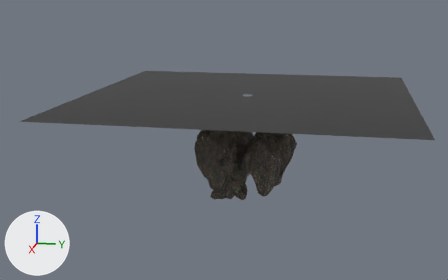
One commit to the glTF model Editor/assets/models/canyon/cave07.gltf: the scene before it, then after it.
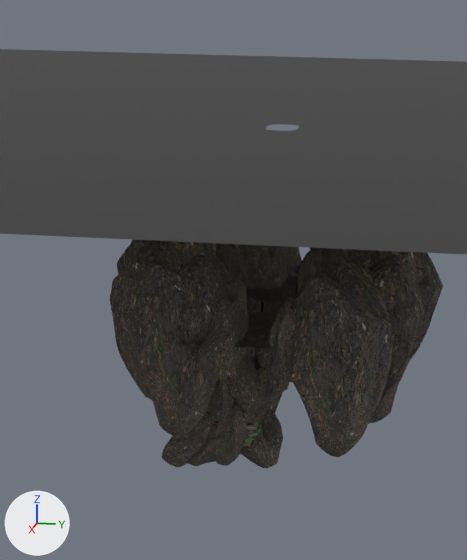
There are two pictures of each version: one whole from a camera (50 mm lens) standing at (380.0, 61.0, 100.0) and looking at (1.0, -15.0, 6.0), one close up on the part from 36% to 68% of the width and 20% to 82% of the height. Every picture has the same lights, and +X, +Y and +Z are marked at lower left. Where no turn or scale is listed for an object, it has been applied to the vertices. Vertices at the same position are counted once.
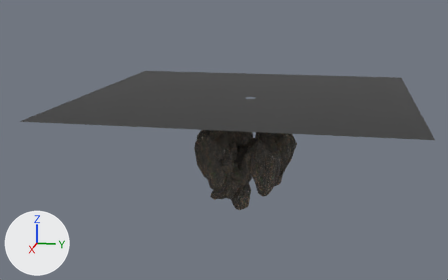
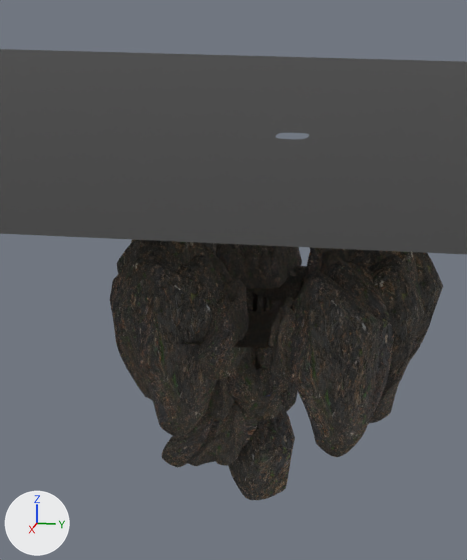
Commit message: cave polish going to start on top levels tomorrow

Changed parts and their boxes (x1, y1, x2, y2) in the close-ups (467 x 560 px; the box of a moved part takes in the faces that stretch with it):
```json
{"object": "Cube.668", "change": "moved, turned, rescaled", "before": [296, 259, 316, 294], "after": [228, 405, 295, 500]}
{"object": "Cube.1017", "change": "moved, turned, rescaled", "before": [302, 250, 323, 273], "after": [305, 248, 332, 282]}
{"object": "Cube.724", "change": "moved, rescaled", "before": [266, 394, 279, 410], "after": [255, 393, 282, 420]}
{"object": "Cube.1018", "change": "moved, turned", "before": [325, 252, 346, 276], "after": [319, 252, 343, 276]}
{"object": "Cube.727", "change": "moved, rescaled", "after": [283, 382, 297, 412], "on screen": "not visible before"}
{"part": 1, "of": "me_plane_016", "change": "moved or reshaped", "before": [263, 121, 312, 142], "after": [263, 121, 312, 142]}
```

Edits to the scene script, one JSON object a line:
```json
{"block": "me_plane_016", "where": "me_plane_016.from_pydata(...)  # 44 vertices, 44 faces; spans x -100.0..100.0, y -100.0..100.0, z 0.0"}
{"block": "me_plane_016", "where": "# used by ob_plane_014; location = (0.0, 0.0, 35.0)"}
{"block": "me_plane_016", "change": "me_plane_016 part 1: all 32 vertices in x -3.0..4.0, y -3.0..3.0, z 0.0 are moved by (9.0, 3.0, 0.0)"}
{"op": "set", "path": "ob_cube_724.location", "old": "(8.6, -2.0, -14.5)", "new": "(8.6, -2.0, -15.6)"}
{"op": "set", "path": "ob_cube_724.scale", "old": "(7.16, 6.73, 5.51)", "new": "(8.49, 7.98, 6.53)"}
{"op": "set", "path": "ob_cube_727.location", "old": "(-2.3, -1.5, -10.8)", "new": "(-2.5, -1.2, -17.3)"}
{"op": "set", "path": "ob_cube_727.scale", "old": "(7.26, 6.37, 6.25)", "new": "(9.7, 8.5, 8.35)"}
{"op": "set", "path": "ob_cube_668.location", "old": "(-8.6, 4.8, -0.2)", "new": "(5.6, -3.7, -26.7)"}
{"op": "set", "path": "ob_cube_668.rotation_euler", "old": "(-2.842, -0.111, 0.245)", "new": "(-0.261, 2.816, -0.281)", "note": "degrees (-163, -6.4, 14) -> degrees (-15, 161, -16)"}
{"op": "set", "path": "ob_cube_668.scale", "old": "(6.67, 6.67, 6.67)", "new": "(17.2, 16.2, 13.2)"}
{"op": "set", "path": "ob_cube_1017.location", "old": "(-10.2, 6.0, -0.2)", "new": "(-11.9, 7.0, -0.2)"}
{"op": "set", "path": "ob_cube_1017.rotation_euler", "old": "(-2.842, -0.111, 0.259)", "new": "(-3.038, -0.116, 0.969)", "note": "degrees (-163, -6.4, 15) -> degrees (-174, -6.6, 56)"}
{"op": "set", "path": "ob_cube_1017.scale", "old": "(7.97, 7.97, 7.97)", "new": "(9.76, 9.76, 9.76)"}
{"op": "set", "path": "ob_cube_1018.location", "old": "(-9.6, 9.7, -0.2)", "new": "(-9.6, 9.1, -0.2)"}
{"op": "set", "path": "ob_cube_1018.rotation_euler", "old": "(0.0385, -3.082, 0.379)", "new": "(0.0402, -3.089, 0.129)", "note": "degrees (2.2, -177, 22) -> degrees (2.3, -177, 7.4)"}
```
